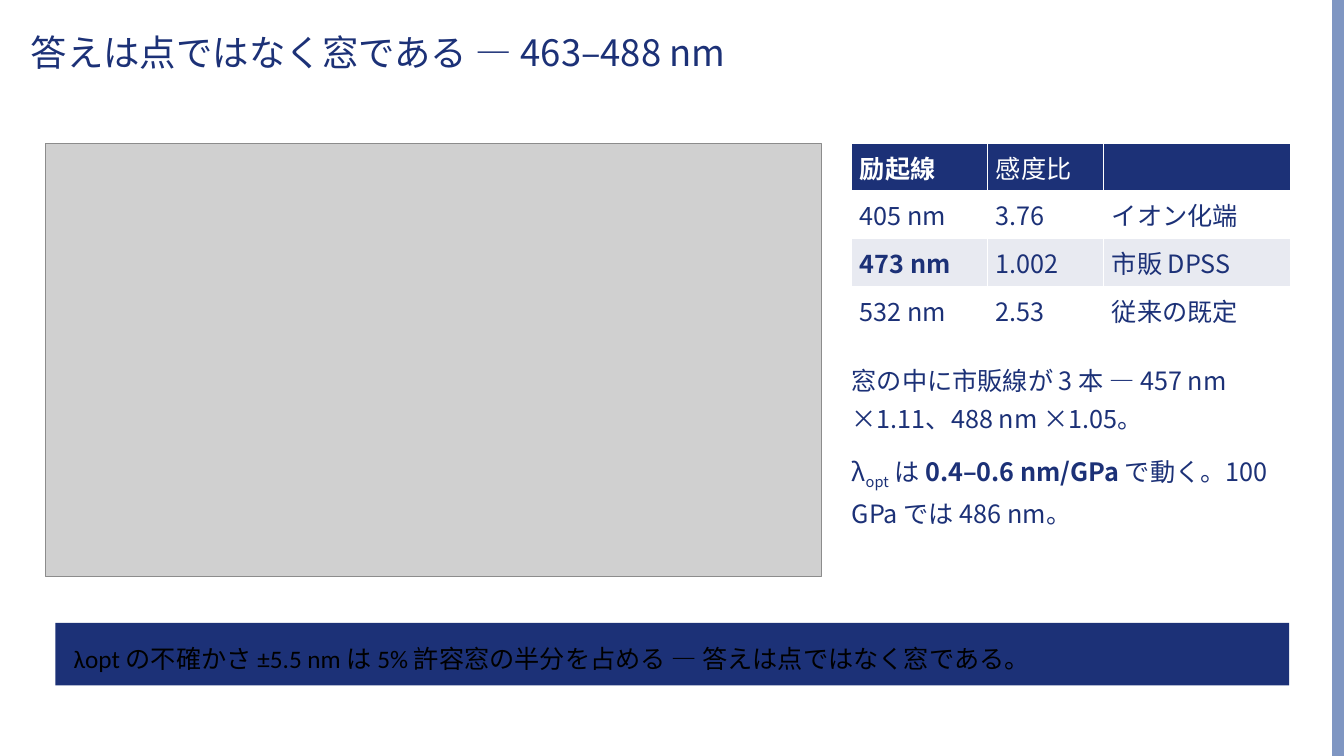
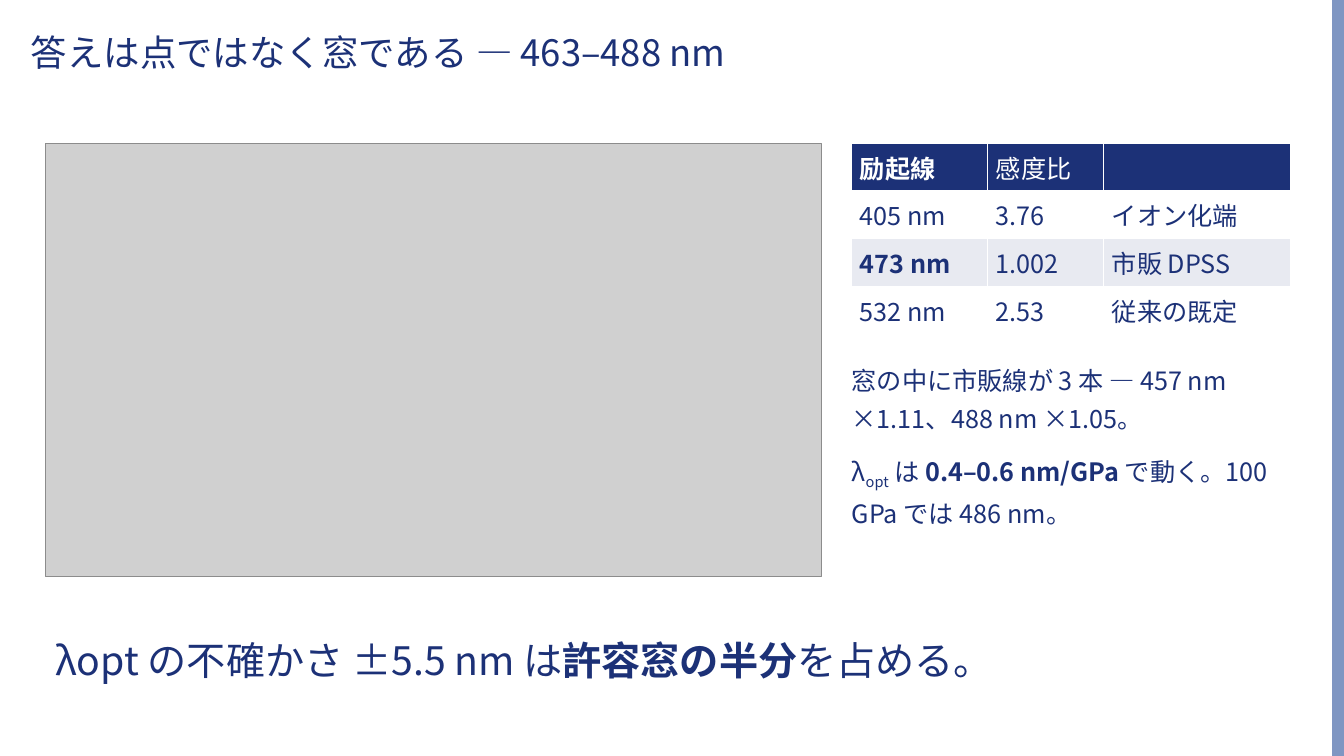
Before and after one commit to Risei412/ultra-high-pressure-ODMR, a slide deck: slide 6 of slides/odmr_473nm_talk.pptx. Drawn at 1344x756 pixels with LibreOffice and Linux fonts; fonts in the diff are those of the drawing; grey boxes stand for pictures; background and template pictures are left out. Boxes give left, top, right and bottom in pixels: in the first picture for what was removed or moved away, otherwise in the second. Text is boxed around its words. In the diff, an @@ line names an element or a change of style, - is before the commit and + after.

```diff
--- a/slides/odmr_473nm_talk.pptx
+++ b/slides/odmr_473nm_talk.pptx
@@ text "λopt の不確かさ ±5.5 nm は許容窓の半分を占める。": place and size @@
-text "λopt の不確かさ ±5.5 nm は許容窓の半分を占める。" at bbox=[55, 623, 1290, 686]
+text "λopt の不確かさ ±5.5 nm は許容窓の半分を占める。" at bbox=[55, 641, 993, 684]
@@ text "λopt の不確かさ ±5.5 nm は許容窓の半分を占める。" at bbox=[55, 641, 993, 684]: fill #1C3177 to none @@
@@ text at bbox=[55, 641, 993, 684]: text changed; size 18 to 28 pt; font Calibri to Noto Sans CJK JP; text colour #000000 to #1C3177 @@
-λopt の不確かさ ±5.5 nm は 5% 許容窓の半分を占める — 答えは点ではなく窓である。
+λopt の不確かさ ±5.5 nm は許容窓の半分を占める。
```
Also in this commit, not shown: 4 other slides changed, 2 other files.
